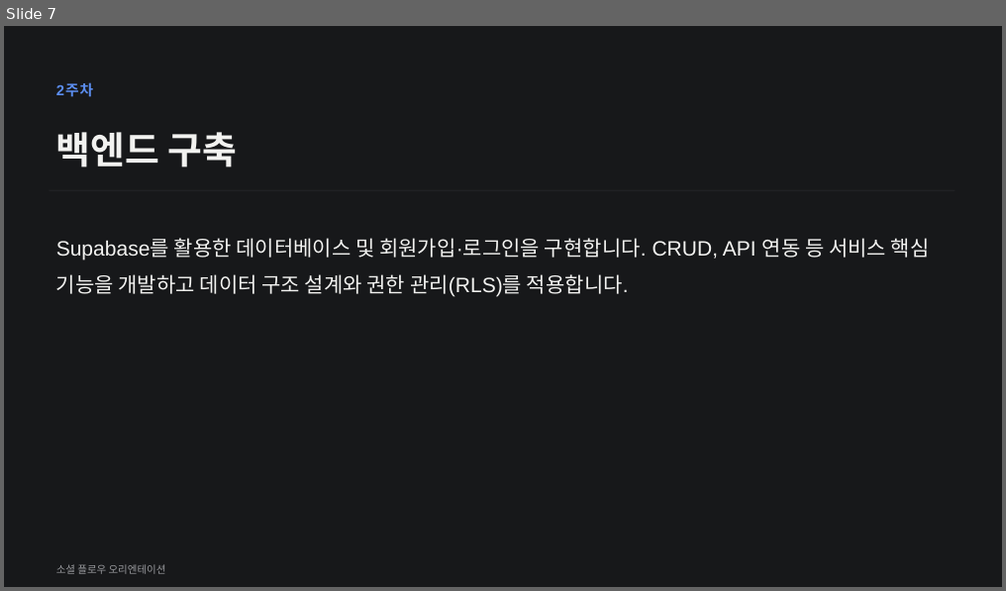
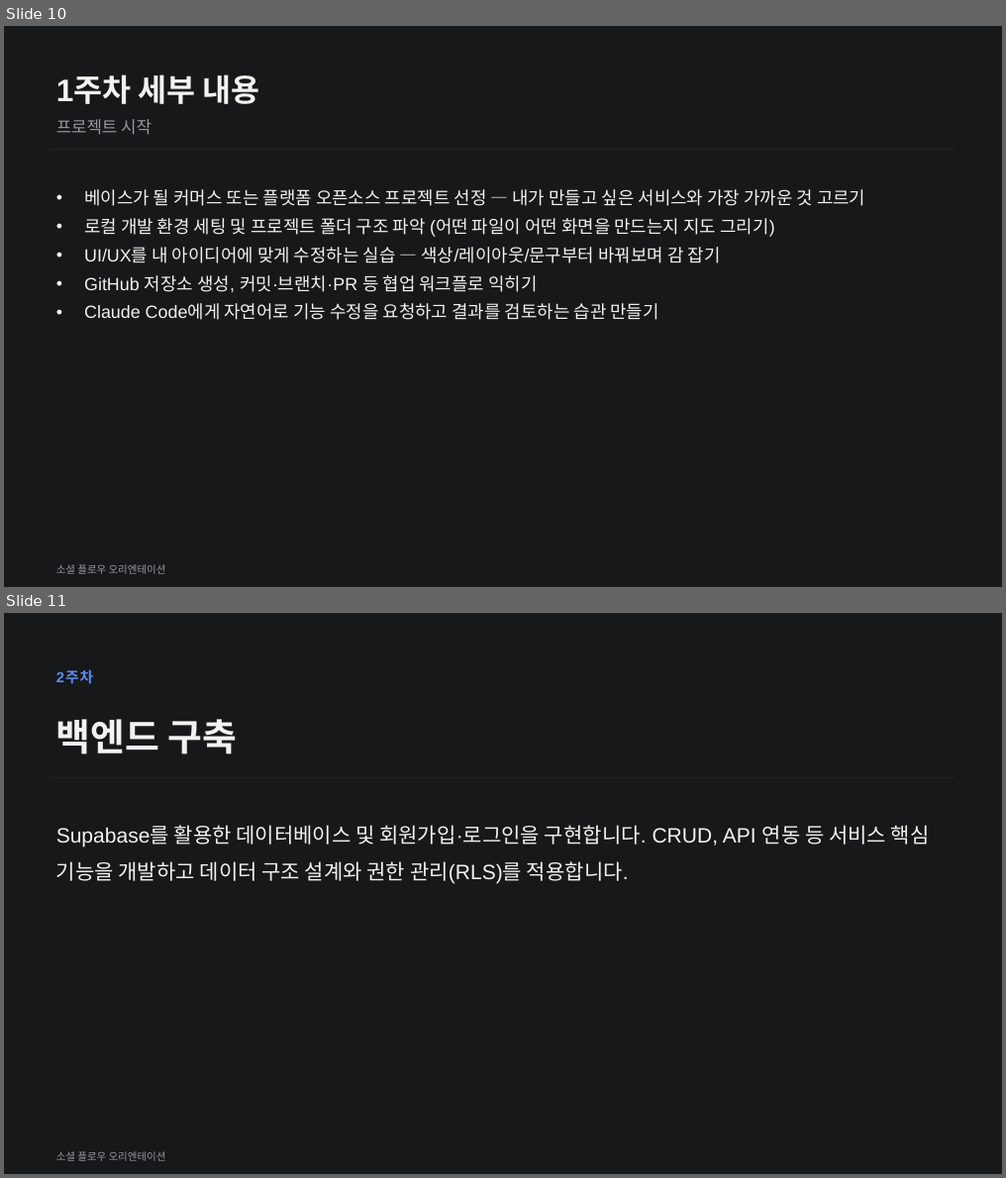
Before and after one commit to white100s/social_flow, a slide deck: docs/social-flow-orientation.pptx. Shown one above the other, each under a label of ours: slide 7 before the commit, slides 10 and 11 after it. The pictures are 1006x591 and 1006x1178 pixels, drawn with LibreOffice and Linux fonts; fonts in the diff are those of the drawing. Boxes give left, top, right and bottom in pixels: in the first picture for what was removed or moved away, otherwise in the second. Text is boxed around its words. In the diff, an @@ line names an element or a change of style, - is before the commit and + after.

```diff
--- a/docs/social-flow-orientation.pptx
+++ b/docs/social-flow-orientation.pptx
@@ slide 10 added at (4,26,1002,587), background #17181A @@
@@ text added at (56,75,259,104), 30 pt, text #F2F2F0, bold @@
+1주차 세부 내용
@@ text added at (56,119,152,135), 16 pt, text #98999D @@
+프로젝트 시작
@@ line added from (49, 150) to (954, 150), #202124 1.5 pt @@
@@ text added at (84,189,865,320), 17 pt, text #F2F2F0 @@
+• 베이스가 될 커머스 또는 플랫폼 오픈소스 프로젝트 선정 — 내가 만들고 싶은 서비스와 가장 가까운 것 고르기
+• 로컬 개발 환경 세팅 및 프로젝트 폴더 구조 파악 (어떤 파일이 어떤 화면을 만드는지 지도 그리기)
+• UI/UX를 내 아이디어에 맞게 수정하는 실습 — 색상/레이아웃/문구부터 바꿔보며 감 잡기
+• GitHub 저장소 생성, 커밋·브랜치·PR 등 협업 워크플로 익히기
+• Claude Code에게 자연어로 기능 수정을 요청하고 결과를 검토하는 습관 만들기
@@ text added at (56,565,166,574), 10 pt, text #98999D @@
+소셜 플로우 오리엔테이션
@@ what was slide 7 is now slide 11 @@
```
Also in this commit, not shown: 2 slides changed, 19 other slides added, 2 other files.
